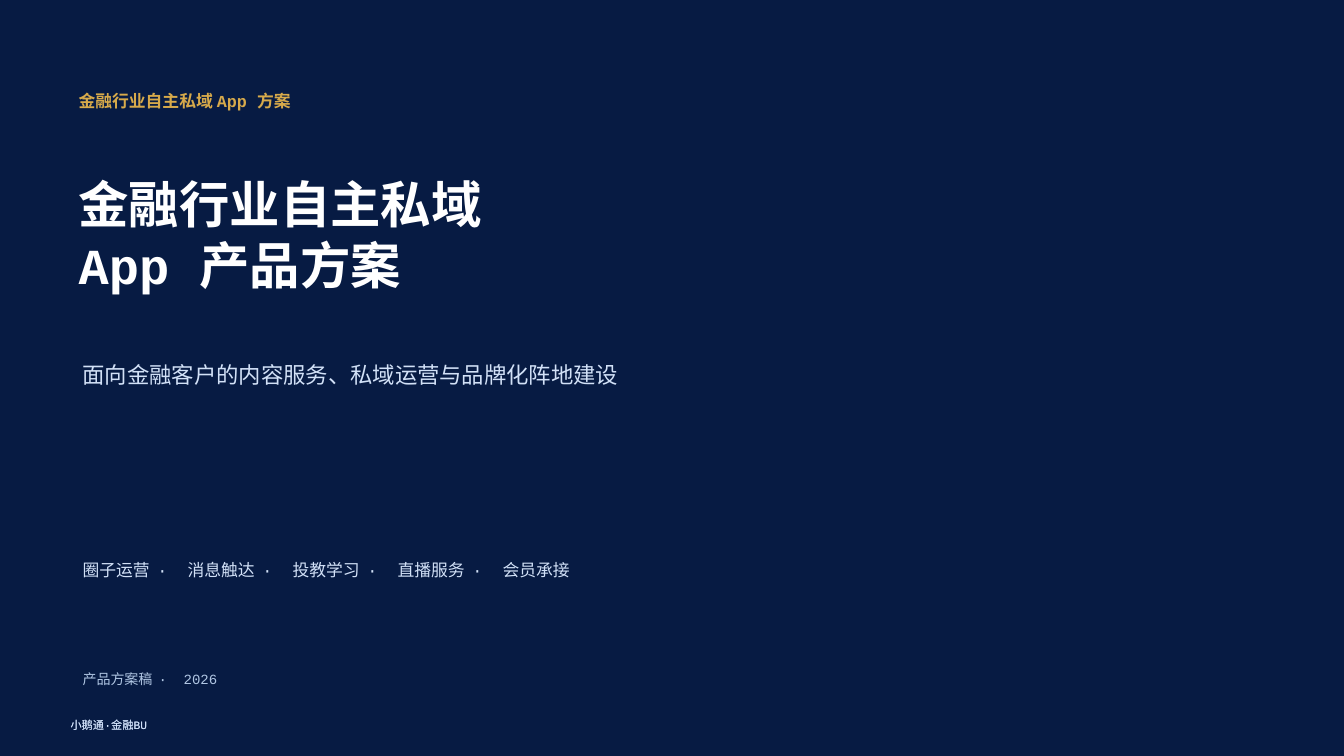
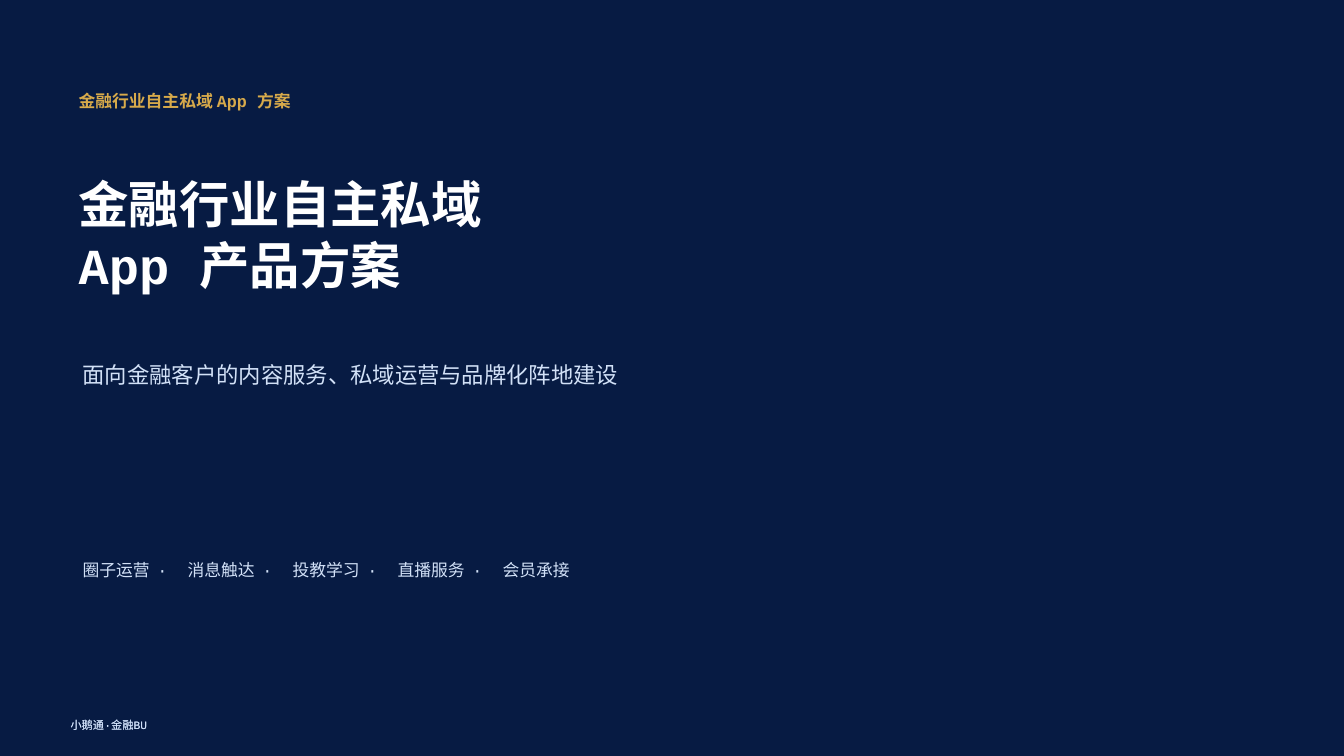
Before and after one commit to baijinhui3444/Custom-Fin-App, a slide deck: slide 1 of 金融客户定制App产品方案-演示版.pptx. Drawn at 1344x756 pixels with LibreOffice and Linux fonts; fonts in the diff are those of the drawing; background and template pictures are left out; a plain dark background stands for a picture behind light text. Boxes give left, top, right and bottom in pixels: in the first picture for what was removed or moved away, otherwise in the second. Text is boxed around its words. In the diff, an @@ line names an element or a change of style, - is before the commit and + after.

```diff
--- a/金融客户定制App产品方案-演示版.pptx
+++ b/金融客户定制App产品方案-演示版.pptx
@@ text removed at <box>83,672,218,685</box> @@
-产品方案稿 · 2026
```
Also in this commit, not shown: 3 other slides changed, 3 other files.
